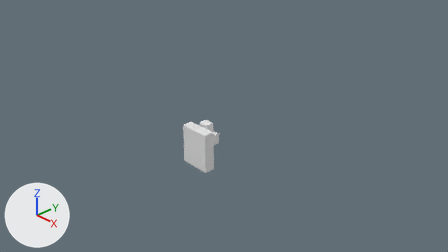
Before and after pictures for a commit that changed the Blender file gravestones.blend.
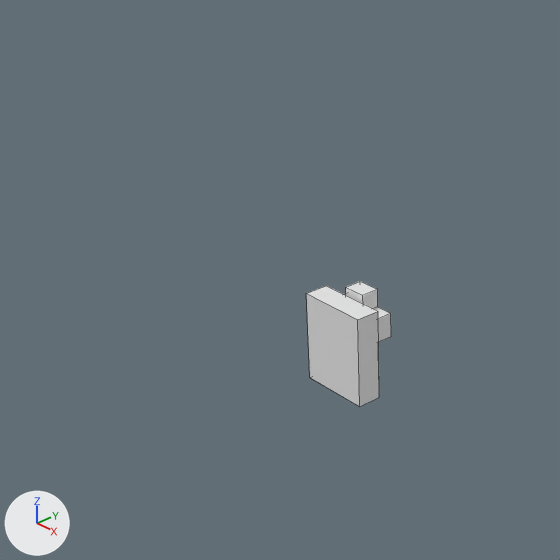
There are two pictures of each version: one from the file's camera 'Camera', one close up on the part from 12% to 65% of the width and 0% to 95% of the height. The lights are fixed; the arrows at lower left show +X, +Y and +Z. The close-ups show mesh edges as thin lines. The same objects are shown in both versions, whatever each file hides.

Names of what the first close-up shows: '0', '1'.
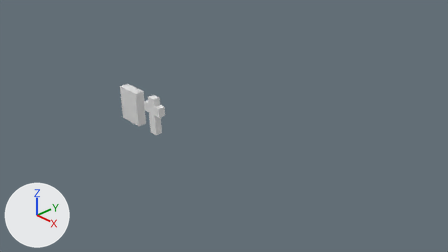
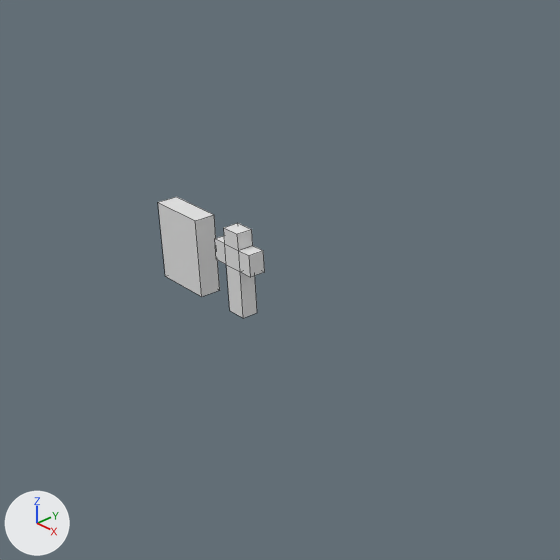
Edits to the bpy script that builds the scene:
```text
Change me_cube_000:
    where me_cube_000.from_pydata(...)  # 8 vertices, 6 faces; spans x -0.375..0.375, y -0.125..0.125, z -0.5..0.438
    used by ob_0; location = (0.0, -0.25, 0.0)
    me_cube_000 part 1: the whole mesh is moved by (0.0, 0.0, 0.031)
Change ob_0:
    ob_0.location: (0.0, -0.25, 0.0) -> (-3.0, 0.0, -0.03)
Change ob_1:
    ob_1.location: (0.0, 0.0, 0.0) -> (-2.0, 0.0, 0.0)
```

Changed parts and their boxes [x1, y1, x2, y2] in the close-ups (560 x 560 px):
'0', moved
    before: [306, 286, 379, 407]
    after: [158, 197, 220, 297]
'1', moved
    before: [344, 281, 391, 342]
    after: [215, 223, 265, 318]
